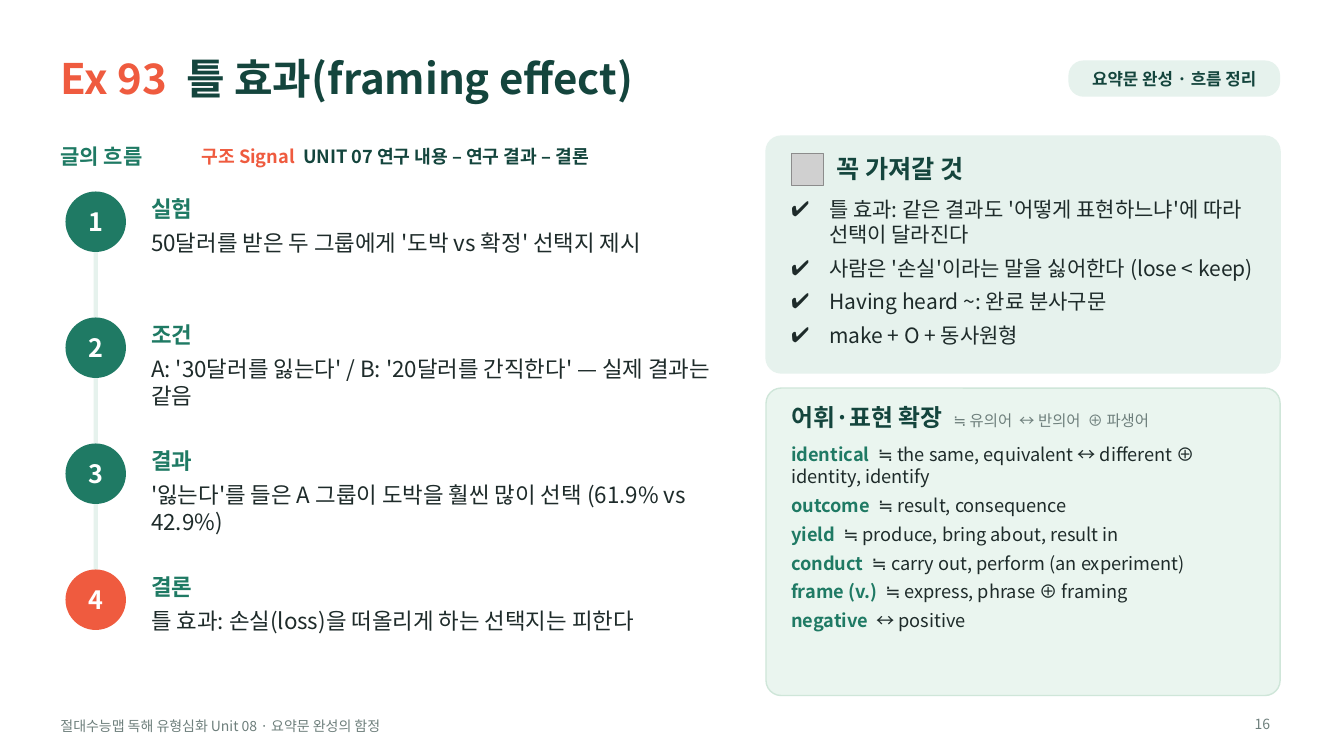
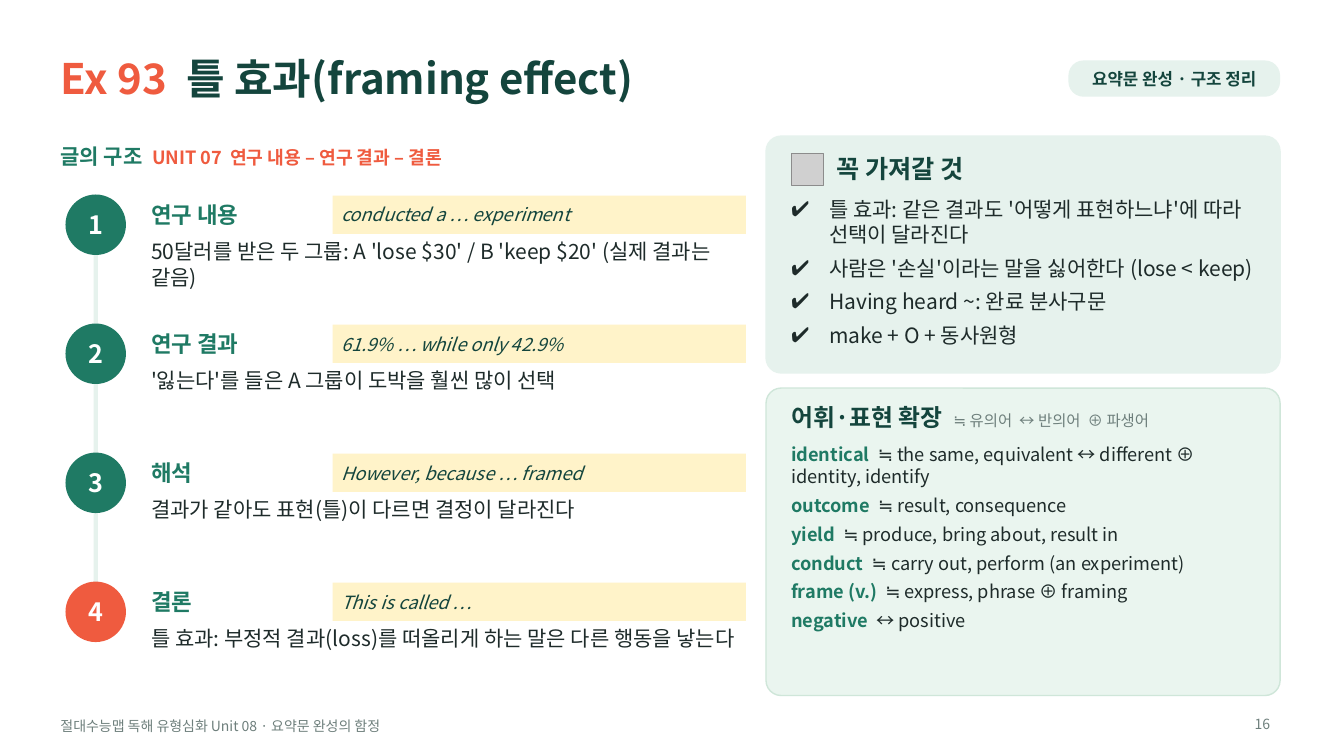
Before and after one commit to HUFSDavid/HUFSDavid, a slide deck: slide 16 of 절대수능맵_독해유형심화_Unit08_수업PPT.pptx. Drawn at 1344x756 pixels with LibreOffice and Linux fonts; fonts in the diff are those of the drawing; grey boxes stand for pictures. Boxes give left, top, right and bottom in pixels: in the first picture for what was removed or moved away, otherwise in the second. Text is boxed around its words. In the diff, an @@ line names an element or a change of style, - is before the commit and + after.

```diff
--- a/절대수능맵_독해유형심화_Unit08_수업PPT.pptx
+++ b/절대수능맵_독해유형심화_Unit08_수업PPT.pptx
@@ text in rounded rectangle at [1092,71,1256,87]: text changed @@
-요약문 완성 · 흐름 정리
+요약문 완성 · 구조 정리
@@ text at [60,146,441,166]: text changed; text colour #14453D to #EF5B3F @@
-구조 Signal UNIT 07 연구 내용 – 연구 결과 – 결론
+글의 구조 UNIT 07 연구 내용 – 연구 결과 – 결론
@@ text removed at [60,146,143,166] @@
-글의 흐름
@@ text removed at [151,198,192,219] @@
-실험
@@ text added at [151,204,238,225], 16 pt, text #1F7A64, bold @@
+연구 내용
@@ rectangle added at [333,196,746,234], fill #FFF3C9, 13 pt, text #14453D, italic @@
+conducted a … experiment
@@ line moved from (96, 222) - (96, 600) to (96, 227) - (96, 614) @@
@@ text at [151,241,711,289]: text changed; size 16 to 15 pt @@
-50달러를 받은 두 그룹에게 '도박 vs 확정' 선택지 제시
+50달러를 받은 두 그룹: A 'lose $30' / B 'keep $20' (실제 결과는 같음)
@@ ellipse "2": place and size @@
-ellipse "2" at [66,318,126,378]
+ellipse "2" at [66,324,126,384]
@@ text removed at [151,324,192,345] @@
-조건
@@ rectangle added at [333,325,746,363], fill #FFF3C9, 13 pt, text #14453D, italic @@
+61.9% … while only 42.9%
@@ text at [151,333,238,354]: text changed @@
-결과
+연구 결과
@@ text removed at [151,358,710,406] @@
-A: '30달러를 잃는다' / B: '20달러를 간직한다' — 실제 결과는 같음
@@ text at [151,370,556,390]: text changed; size 16 to 15 pt @@
-'잃는다'를 들은 A 그룹이 도박을 훨씬 많이 선택 (61.9% vs 42.9%)
+'잃는다'를 들은 A 그룹이 도박을 훨씬 많이 선택
@@ ellipse "3": place and size @@
-ellipse "3" at [66,444,126,504]
+ellipse "3" at [66,453,126,513]
@@ text added at [151,462,192,483], 16 pt, text #1F7A64, bold @@
+해석
@@ rectangle added at [333,454,746,492], fill #FFF3C9, 13 pt, text #14453D, italic @@
+However, because … framed
@@ text added at [151,499,575,521], 15 pt, text #1E2B2A @@
+결과가 같아도 표현(틀)이 다르면 결정이 달라진다
@@ ellipse "4": place and size @@
-ellipse "4" at [66,570,126,630]
+ellipse "4" at [66,582,126,642]
@@ text "결론": place and size @@
-text "결론" at [151,576,192,597]
+text "결론" at [151,591,192,612]
@@ rectangle added at [333,583,746,621], fill #FFF3C9, 13 pt, text #14453D, italic @@
+This is called …
@@ text at [151,628,735,650]: text changed; size 16 to 15 pt @@
-틀 효과: 손실(loss)을 떠올리게 하는 선택지는 피한다
+틀 효과: 부정적 결과(loss)를 떠올리게 하는 말은 다른 행동을 낳는다
```
Also in this commit, not shown: 13 other slides changed, 5 other files.
